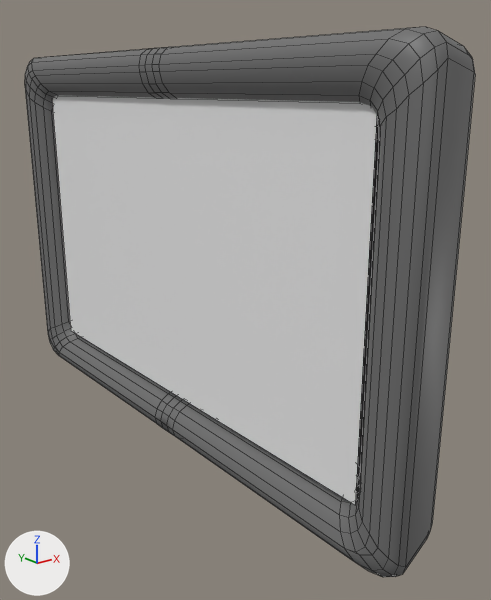
The Blender file Assets/Blender/Blender Files/CCTV/monitore.blend, before and after one commit.
The view is the same before and after, from a 50 mm lens placed at (-1.14, -1.8, 1.07), pointed at (0.19, -0.15, 0.41). Lighting does not change. The marker at lower left points along +X, +Y and +Z. Mesh edges are drawn as thin lines.

Names of what the first picture shows: 'Cube', 'Screen'.
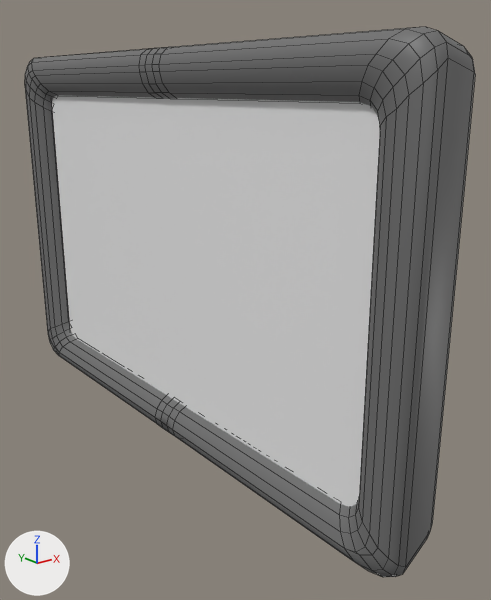
Pixel boxes (x1, y1, x2, y2) of what changed, in the pictures (491 x 600 px):
'Screen', reshaped: before (52, 95, 377, 505); after (52, 95, 380, 507)

What the commit changed:
me_plane has 4 vertices, 1 face and spans x -0.93..0.81, y -1.0..1.0, z 0.0.
me_plane is used by ob_screen; location (0.0, 0.0, 0.556); rotation (-3.142, 1.571, 0.0), in degrees (-180, 90, 0); scale (0.599, 0.822, 0.822).
Part 1, on me_plane:
Vertex 0 of me_plane moves from (-0.93, -1.0, 0.0) to (0.94, -1.01, 0.0).
Vertex 1 of me_plane moves from (0.81, -1.0, 0.0) at pixel (70, 330) to (0.94, 1.04, 0.0).
Vertex 2 of me_plane moves from (-0.93, 1.0, 0.0) to (-0.87, -1.01, 0.0).
Vertex 3 of me_plane moves from (0.81, 1.0, 0.0) at pixel (355, 505) to (-0.87, 1.04, 0.0).
